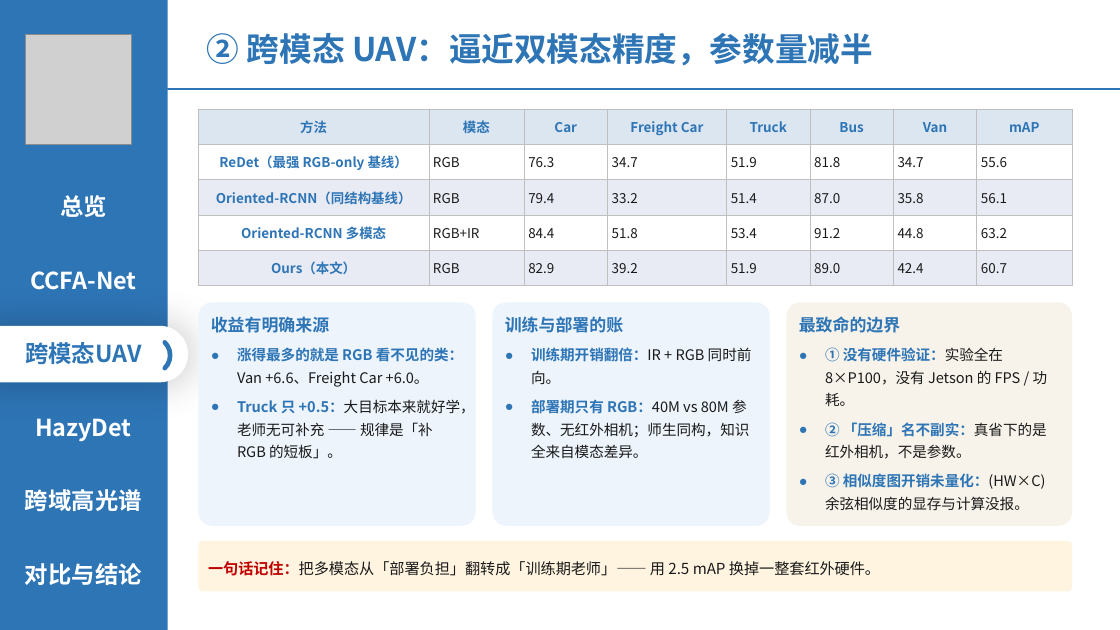
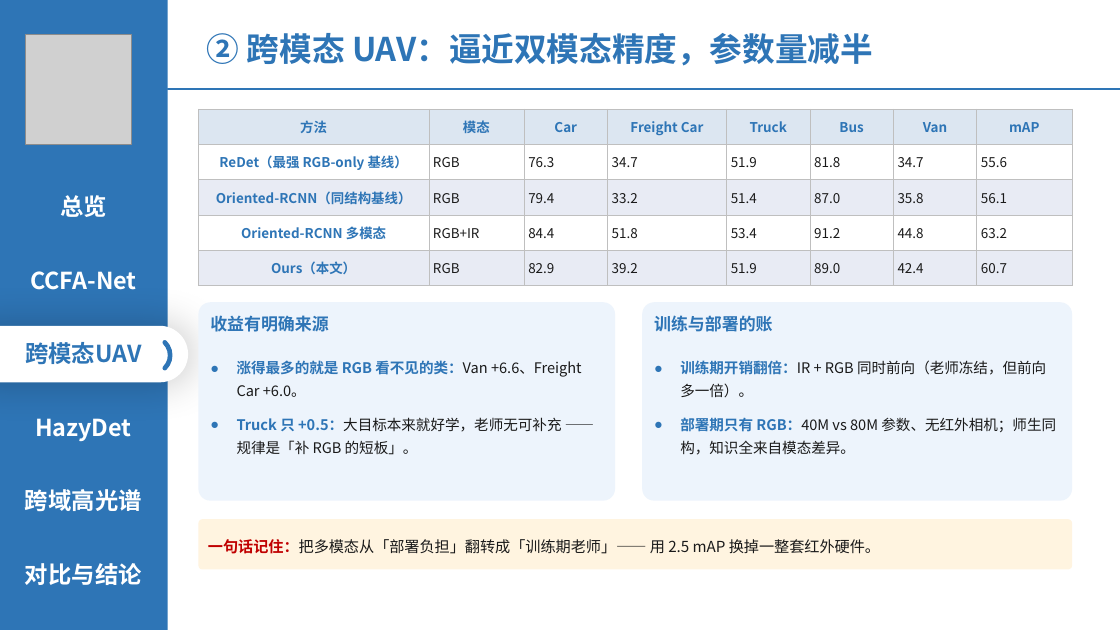
Before and after one commit to 139876/paper-notes, a slide deck: slide 10 of 论文精读/3-HazyDet精读/附件/四篇论文-组会汇报.pptx. Drawn at 1120x630 pixels with LibreOffice and Linux fonts; fonts in the diff are those of the drawing; grey boxes stand for pictures. Boxes give left, top, right and bottom in pixels: in the first picture for what was removed or moved away, otherwise in the second. Text is boxed around its words. In the diff, an @@ line names an element or a change of style, - is before the commit and + after.

```diff
--- a/论文精读/3-HazyDet精读/附件/四篇论文-组会汇报.pptx
+++ b/论文精读/3-HazyDet精读/附件/四篇论文-组会汇报.pptx
@@ rounded rectangle "收益有明确来源": place and size @@
-rounded rectangle "收益有明确来源" at (198, 302, 476, 526)
+rounded rectangle "收益有明确来源" at (198, 302, 615, 501)
@@ rounded rectangle "收益有明确来源" at (198, 302, 615, 501): more space between paragraphs; line spacing 1.28 to 1.32 @@
@@ rounded rectangle "训练与部署的账": place and size @@
-rounded rectangle "训练与部署的账" at (492, 302, 770, 526)
+rounded rectangle "训练与部署的账" at (643, 302, 1073, 501)
@@ text in rounded rectangle at (654, 315, 1056, 455): more space between paragraphs; line spacing 1.28 to 1.32 @@
@@ rounded rectangle removed at (786, 302, 1072, 526) @@
-最致命的边界
-● ① 没有硬件验证：实验全在 8×P100，没有 Jetson 的 FPS / 功耗。
-● ② 「压缩」名不副实：真省下的是红外相机，不是参数。
-● ③ 相似度图开销未量化：(HW×C) 余弦相似度的显存与计算没报。
@@ text in rounded rectangle at (680, 360, 1046, 397): text changed @@
-● 训练期开销翻倍：IR + RGB 同时前向。
+● 训练期开销翻倍：IR + RGB 同时前向（老师冻结，但前向多一倍）。
@@ rounded rectangle "一句话记住：把多模态从「部署负担」翻转成「训练期老师」—— 用 2.5 mAP 换掉一整套红外硬件。": place and size @@
-rounded rectangle "一句话记住：把多模态从「部署负担」翻转成「训练期老师」—— 用 2.5 mAP 换掉一整套红外硬件。" at (198, 541, 1072, 592)
+rounded rectangle "一句话记住：把多模态从「部署负担」翻转成「训练期老师」—— 用 2.5 mAP 换掉一整套红外硬件。" at (198, 519, 1072, 570)
```
Also in this commit, not shown: 9 other slides changed.
